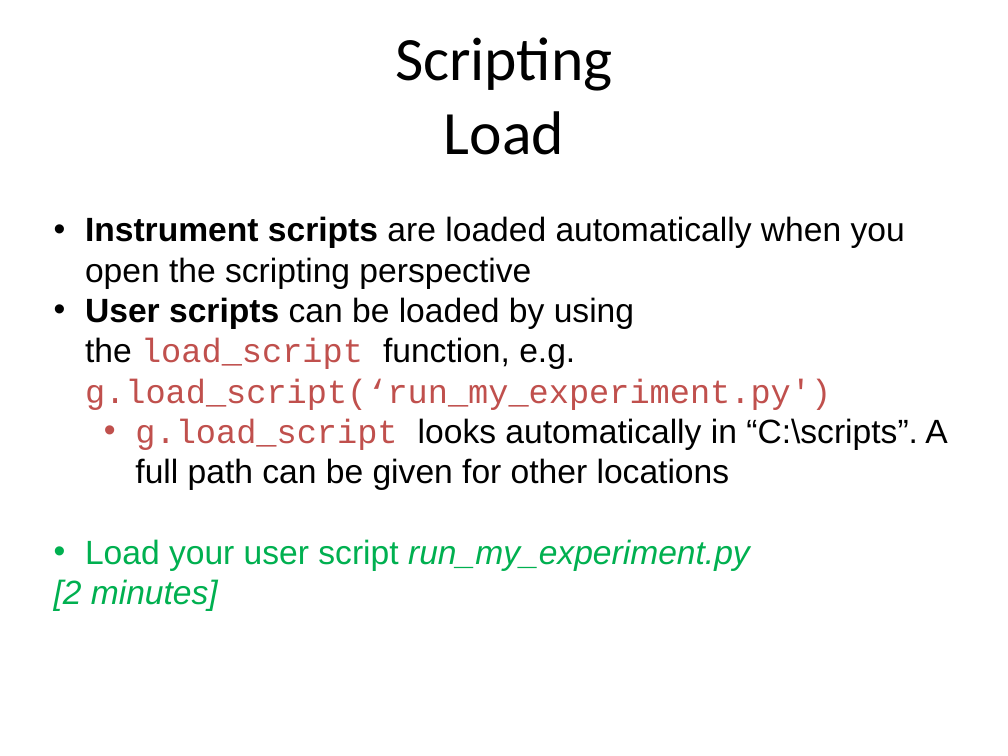
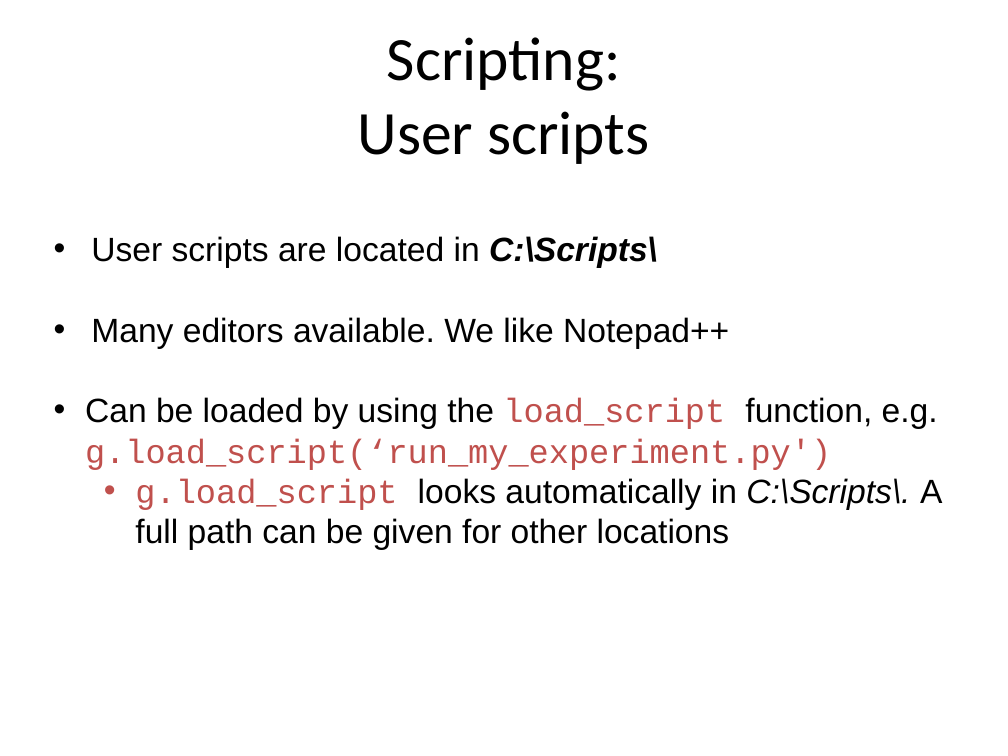
Before and after one commit to ISISComputingGroup/ibex_user_manual, a slide deck: slide 16 of genie_python_and_ibex/genie_python_and_ibex.pptx (slide 19 before the commit). Drawn at 1008x756 pixels with LibreOffice and Linux fonts; fonts in the diff are those of the drawing; background and template pictures are left out. Boxes give left, top, right and bottom in pixels: in the first picture for what was removed or moved away, otherwise in the second. Text is boxed around its words. In the diff, an @@ line names an element or a change of style, - is before the commit and + after.

```diff
--- a/genie_python_and_ibex/genie_python_and_ibex.pptx
+++ b/genie_python_and_ibex/genie_python_and_ibex.pptx
@@ title at <box>358,37,649,164</box>: text changed @@
-Scripting
-Load
+Scripting:
+User scripts
@@ text at <box>85,236,942,550</box>: text changed @@
-• Instrument scripts are loaded automatically when you open the scripting perspective
-• User scripts can be loaded by using the load_script function, e.g. g.load_script(‘run_my_experiment.py')
-  • g.load_script looks automatically in “C:\scripts”. A full path can be given for other locations
-• Load your user script run_my_experiment.py
-[2 minutes]
+• User scripts are located in C:\Scripts\
+• Many editors available. We like Notepad++
+• Can be loaded by using the load_script function, e.g. g.load_script(‘run_my_experiment.py')
+  • g.load_script looks automatically in C:\Scripts\. A full path can be given for other locations
```
Also in this commit, not shown: 14 other slides changed, 3 slides added, 1 slide removed.
